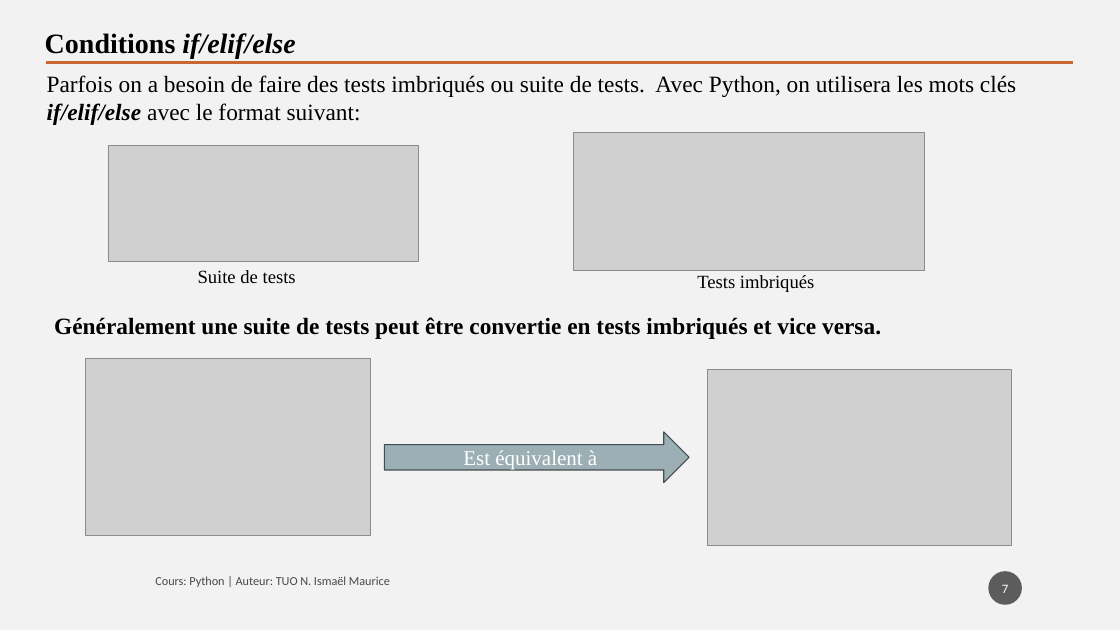
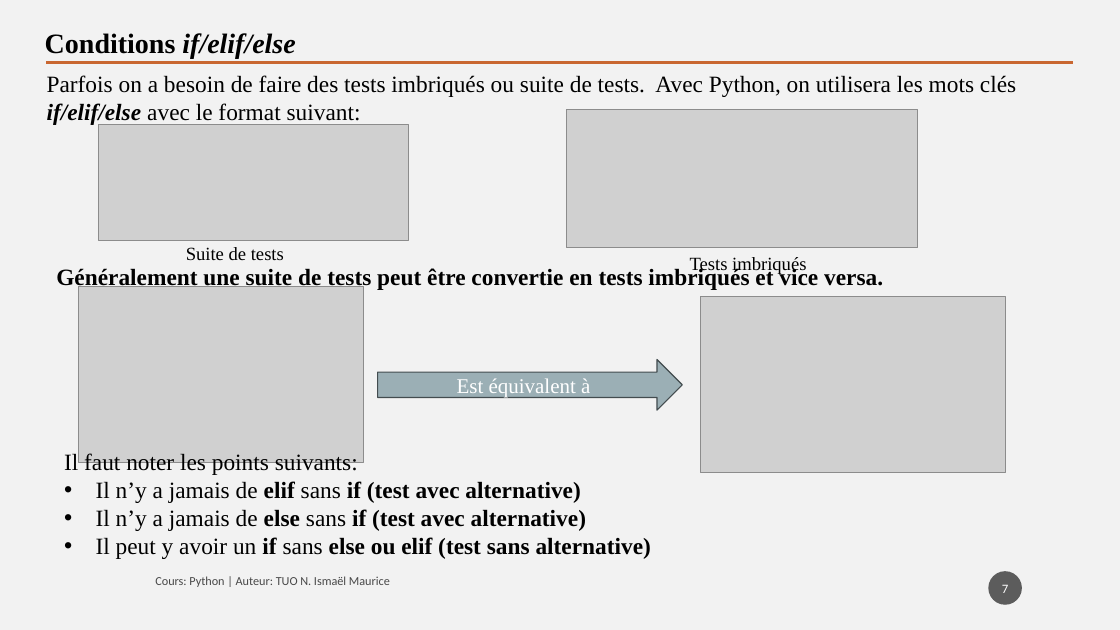
Before and after one commit to tisma95/cours-python, a slide deck: slide 7 of source/Chapitre 3 - Structures conditionnelles.pptx. Drawn at 1120x630 pixels with LibreOffice and Linux fonts; fonts in the diff are those of the drawing; grey boxes stand for pictures. Boxes give left, top, right and bottom in pixels: in the first picture for what was removed or moved away, otherwise in the second. Text is boxed around its words. In the diff, an @@ line names an element or a change of style, - is before the commit and + after.

```diff
--- a/source/Chapitre 3 - Structures conditionnelles.pptx
+++ b/source/Chapitre 3 - Structures conditionnelles.pptx
@@ picture: place and size @@
-picture at <box>574,132,925,271</box>
+picture at <box>566,109,918,248</box>
@@ picture: place and size @@
-picture at <box>108,145,418,261</box>
+picture at <box>99,125,409,241</box>
@@ text "Suite de tests": place and size @@
-text "Suite de tests" at <box>198,270,296,283</box>
+text "Suite de tests" at <box>186,247,284,260</box>
@@ text "Généralement une suite de tests ...": place and size @@
-text "Généralement une suite de tests ..." at <box>54,317,881,339</box>
+text "Généralement une suite de tests ..." at <box>56,267,883,291</box>
@@ text "Tests imbriqués": place and size @@
-text "Tests imbriqués" at <box>697,275,814,292</box>
+text "Tests imbriqués" at <box>690,257,806,275</box>
@@ picture: place and size @@
-picture at <box>86,359,371,535</box>
+picture at <box>79,287,364,463</box>
@@ picture: place and size @@
-picture at <box>707,370,1012,546</box>
+picture at <box>701,297,1005,473</box>
@@ right arrow "Est équivalent à": place and size @@
-right arrow "Est équivalent à" at <box>385,432,690,482</box>
+right arrow "Est équivalent à" at <box>378,360,683,410</box>
@@ text added at <box>64,453,651,559</box>, 20 pt, text #000000, bold @@
+Il faut noter les points suivants:
+• Il n’y a jamais de elif sans if (test avec alternative)
+• Il n’y a jamais de else sans if (test avec alternative)
+• Il peut y avoir un if sans else ou elif (test sans alternative)
```
Also in this commit, not shown: 1 other slide changed, 1 other file.
